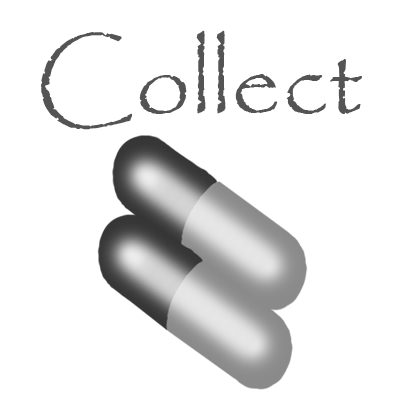
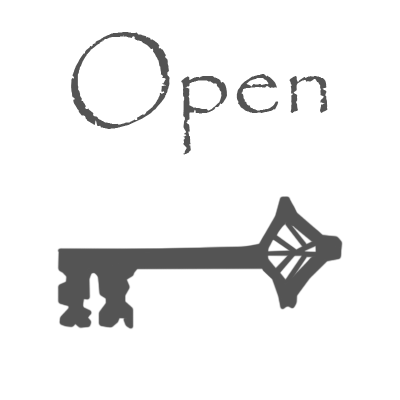
Revision of a layered (400, 400) image; what changed, layer by layer:
added layer "Open" above "GrayKey" over [71, 32, 328, 155]
added layer "GrayKey" above "Key" over [57, 196, 343, 330]
hid "CollectTxt" over [41, 30, 362, 130]
hid "Layer 3" over [91, 134, 308, 390]
